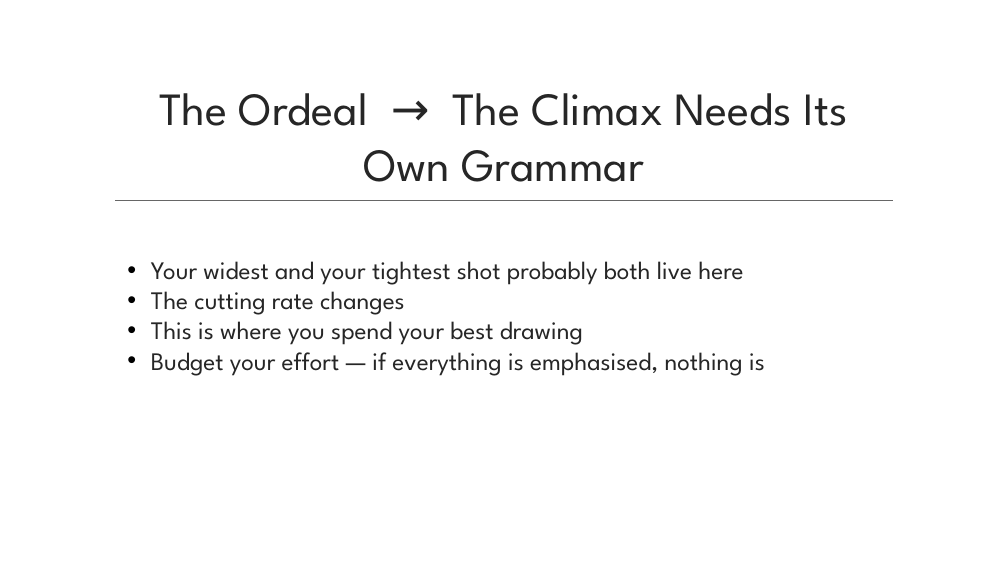
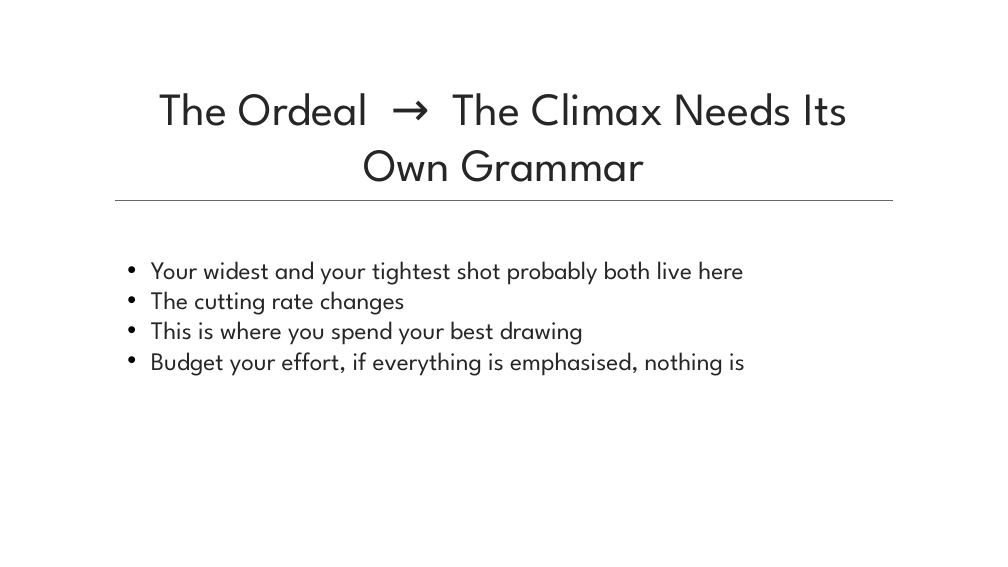
Before and after one commit to dcoes/Classes, a slide deck: slide 35 of Storyboarding/NewLectures/01_Intro_to_Storyboarding.pptx. Drawn at 1008x567 pixels with LibreOffice and Linux fonts; fonts in the diff are those of the drawing; background and template pictures are left out. Boxes give left, top, right and bottom in pixels: in the first picture for what was removed or moved away, otherwise in the second. Text is boxed around its words. In the diff, an @@ line names an element or a change of style, - is before the commit and + after.

```diff
--- a/Storyboarding/NewLectures/01_Intro_to_Storyboarding.pptx
+++ b/Storyboarding/NewLectures/01_Intro_to_Storyboarding.pptx
@@ text at box(151, 344, 745, 376): text changed @@
-• Budget your effort — if everything is emphasised, nothing is
+• Budget your effort, if everything is emphasised, nothing is
```
Also in this commit, not shown: 13 other slides changed, 53 other files.
